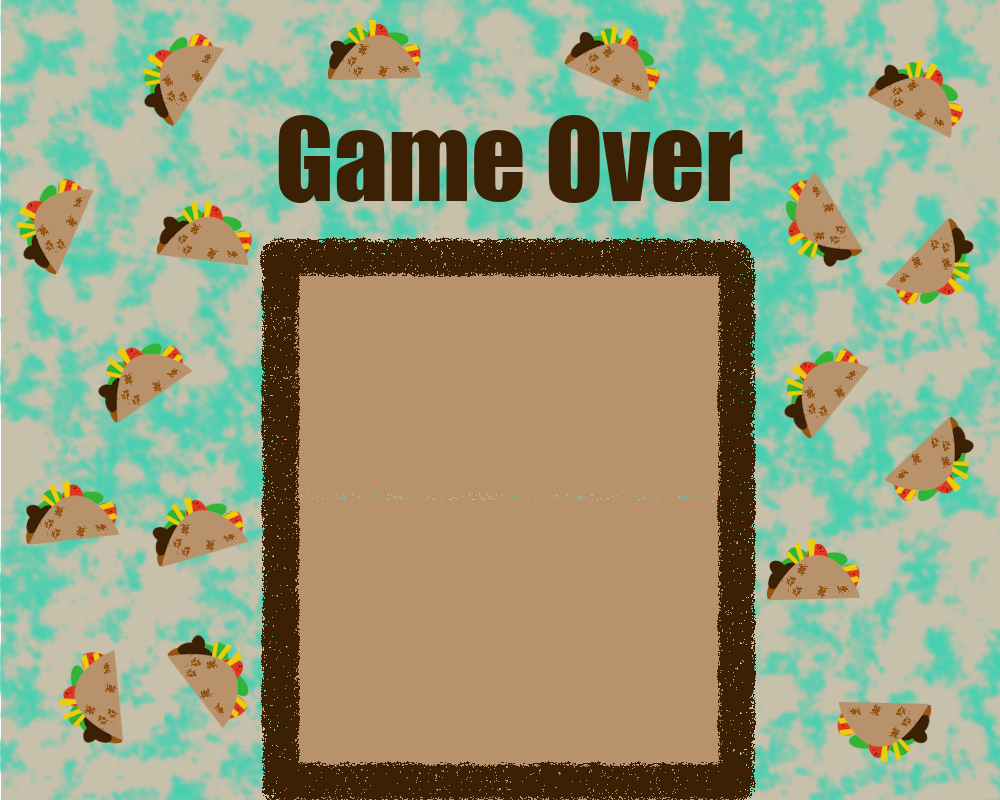
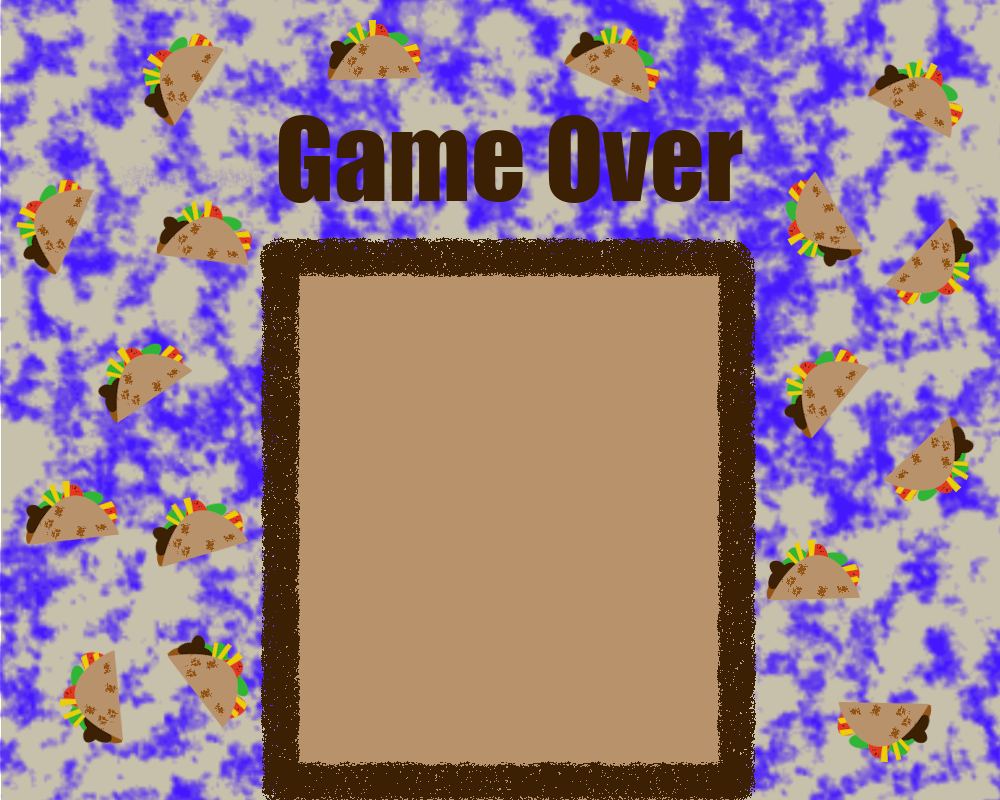
Layers edited between the first and the second 1000 × 800 image:
painted on "Box" over [left=297, top=493, right=719, bottom=517]
painted on "BackGroundTexture #1" over [left=0, top=0, right=1000, bottom=800]
